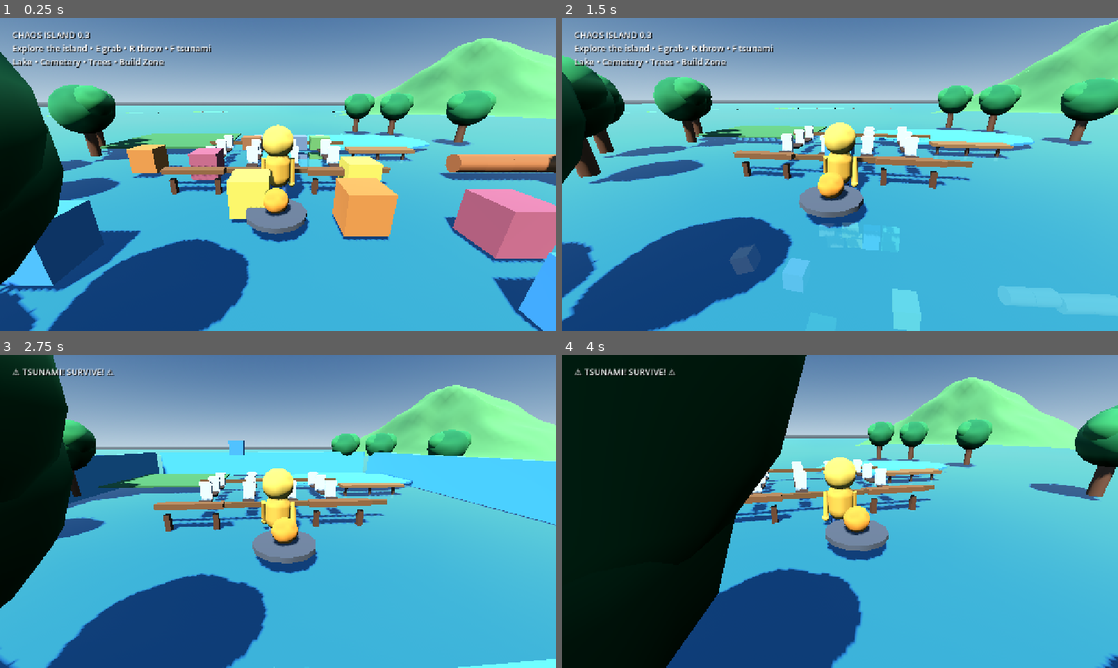
Above: before the commit, frames 1-4 (two rows, left to right).
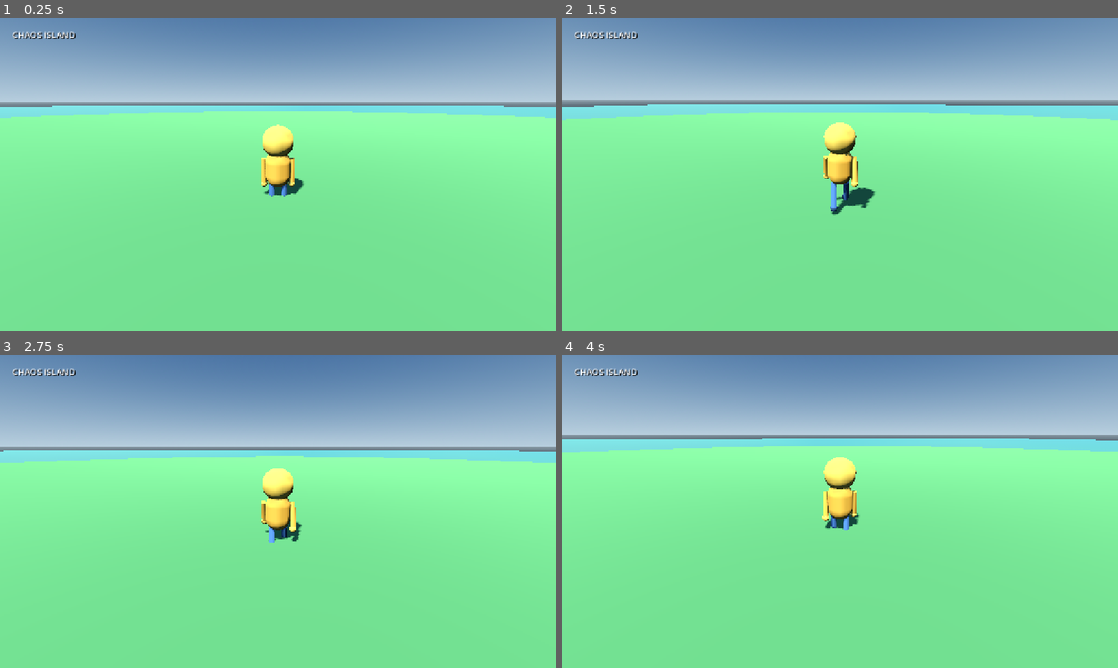
Above: after the commit, the same moments.

Repository: manojoffl-git/chaos-island-build
Game: Godot game, scene res://scenes/Main.tscn
Two runs of this game, one before a commit and one after it. Both use one fixed random seed, a clock stepped at 60 frames per second and the inputs below.
Inputs (mouse positions are in pixels of both pictures, inside the frame that each line leads up to):
- Up to frame 1 (0.25 s): no input
- Up to frame 2 (1.5 s): tap Enter at 0.5 s; move the mouse to (867, 174) at 0.52 s; hold W (move_forward) from 0.53 s (still down); tap E (grab) at 0.6 s; click (867, 174) at 0.67 s; tap Space (jump) at 0.77 s; move the mouse to (812, 174) at 1.27 s; tap R (throw) at 1.35 s
- Up to frame 3 (2.75 s): keep holding W (move_forward); tap Space (jump) at 1.52 s; move the mouse to (289, 505) at 2.02 s; tap F at 2.1 s
- Up to frame 4 (4 s): keep holding W (move_forward); move the mouse to (834, 517) at 2.77 s; tap E (grab) at 2.85 s; click (834, 517) at 2.92 s; tap Space (jump) at 3.02, 3.77 s; move the mouse to (878, 514) at 3.52 s; tap R (throw) at 3.6 s

The runs differ from the first frame. In frame 1, 78% of the frame differs, in the area x 0-100%, y 4-100%; in frame 2, 77%; in frame 3, 78%; in frame 4, 88%, in the area x 0-100%, y 0-100%.
Error after the commit: Attempt to call function 'generate' in base 'null instance' on a null instance. (res://scripts/main.gd:20)

Commit message:
Replace generated island with permanent MeshInstance3D island

Diff:
--- a/scenes/Main.tscn
+++ b/scenes/Main.tscn
@@ -1,8 +1,7 @@
-[gd_scene load_steps=8 format=3]
+[gd_scene load_steps=10 format=3]
 
 [ext_resource path="res://scripts/main.gd" type="Script" id="1_main"]
 [ext_resource path="res://scripts/player.gd" type="Script" id="2_player"]
-[ext_resource path="res://scripts/island_generator.gd" type="Script" id="3_island"]
 
 [sub_resource type="ProceduralSkyMaterial" id="ProceduralSkyMaterial_main"]
 sky_top_color = Color(0.16, 0.28, 0.45, 1)
@@ -24,6 +23,31 @@
 tonemap_mode = 2
 glow_enabled = false
 
+[sub_resource type="CylinderMesh" id="IslandMesh"]
+top_radius = 88.0
+bottom_radius = 96.0
+height = 0.8
+radial_segments = 64
+rings = 4
+
+[sub_resource type="StandardMaterial3D" id="IslandMaterial"]
+albedo_color = Color(0.36, 0.59, 0.32, 1)
+roughness = 0.96
+
+[sub_resource type="CylinderShape3D" id="IslandCollisionShape"]
+radius = 96.0
+height = 0.8
+
+[sub_resource type="QuadMesh" id="OceanMesh"]
+size = Vector2(520, 520)
+
+[sub_resource type="StandardMaterial3D" id="OceanMaterial"]
+albedo_color = Color(0.24, 0.56, 0.69, 0.84)
+roughness = 0.2
+metallic = 0.03
+transparency = 1
+cull_mode = 2
+
 [sub_resource type="CapsuleShape3D" id="Capsule_collision"]
 radius = 0.45
 height = 2.5
@@ -39,27 +63,34 @@
 light_energy = 0.72
 shadow_enabled = true
 
-[node name="Island" type="StaticBody3D" parent="."]
+[node name="Island" type="MeshInstance3D" parent="."]
+mesh = SubResource("IslandMesh")
+material_override = SubResource("IslandMaterial")
+position = Vector3(0, -0.22, 0)
 
-[node name="Collision" type="CollisionShape3D" parent="Island"]
+[node name="IslandCollision" type="StaticBody3D" parent="."]
+collision_layer = 1
+collision_mask = 1
 
-[node name="IslandGenerator" type="Node3D" parent="."]
-script = ExtResource("3_island")
+[node name="CollisionShape3D" type="CollisionShape3D" parent="IslandCollision"]
+shape = SubResource("IslandCollisionShape")
+position = Vector3(0, -0.22, 0)
+
+[node name="Ocean" type="MeshInstance3D" parent="."]
+mesh = SubResource("OceanMesh")
+material_override = SubResource("OceanMaterial")
+position = Vector3(0, -0.05, 0)
+rotation_degrees = Vector3(-90, 0, 0)
 
 [node name="Lake" type="Node3D" parent="."]
-
 [node name="Trees" type="Node3D" parent="."]
-
 [node name="Hills" type="Node3D" parent="."]
-
 [node name="Cemetery" type="Node3D" parent="."]
-
 [node name="Props" type="Node3D" parent="."]
-
 [node name="BuildZone" type="Node3D" parent="."]
 
 [node name="Player" type="CharacterBody3D" parent="."]
-position = Vector3(0, 2.0, 6)
+position = Vector3(0, 0.26, 6)
 script = ExtResource("2_player")
 
 [node name="Collision" type="CollisionShape3D" parent="Player"]
